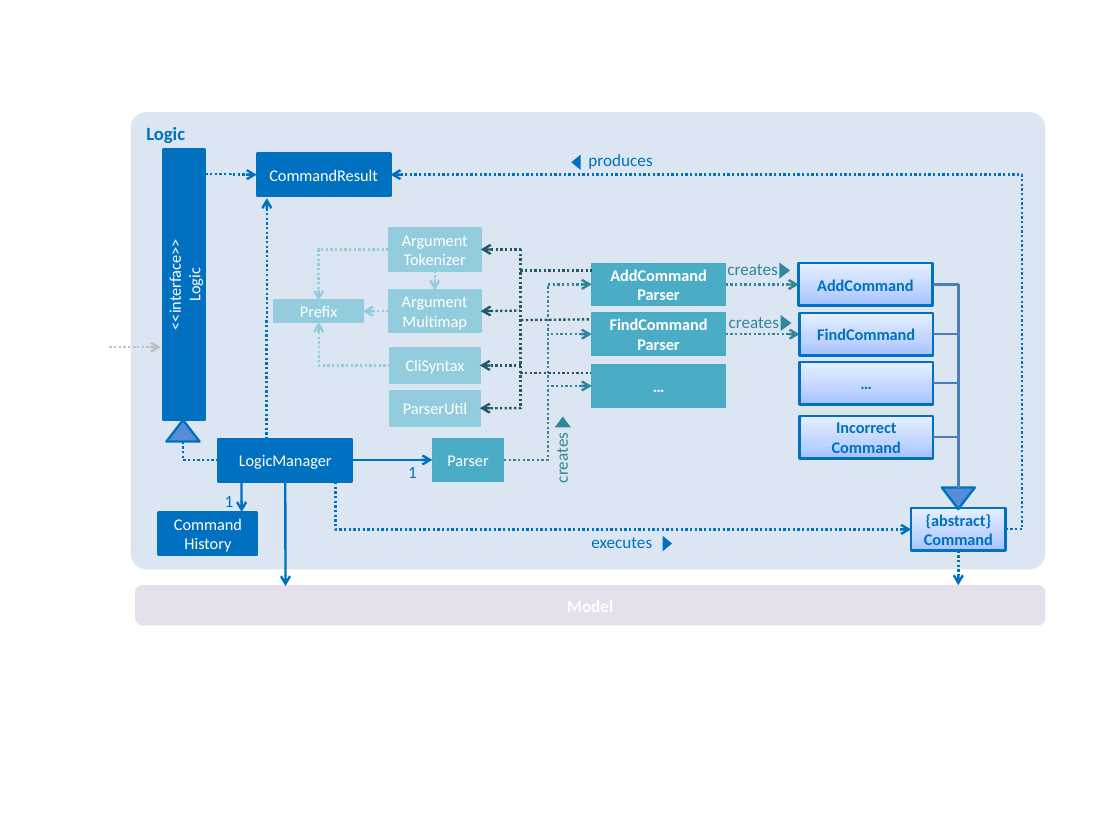
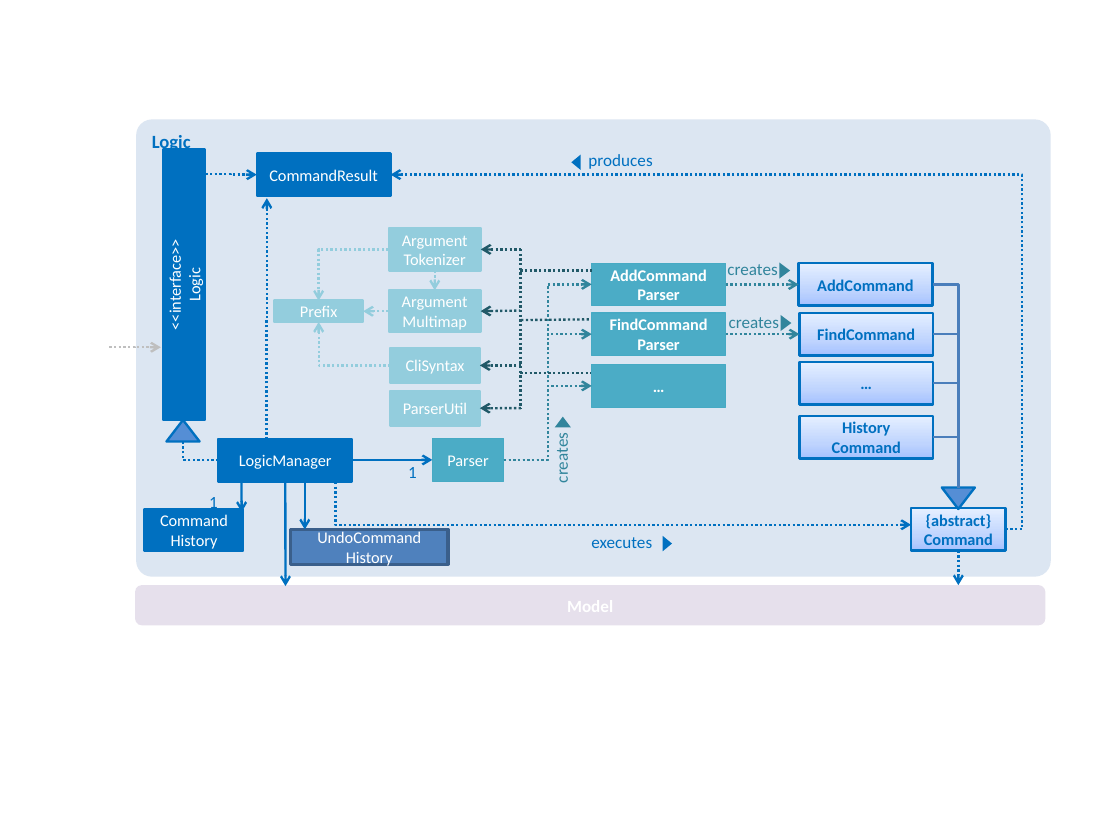
Before and after one commit to yogamurti/main, a slide deck: slide 1 of docs/diagrams/LogicComponentClassDiagram.pptx. Drawn at 1120x840 pixels with LibreOffice and Linux fonts; fonts in the diff are those of the drawing. Boxes give left, top, right and bottom in pixels: in the first picture for what was removed or moved away, otherwise in the second. Text is boxed around its words. In the diff, an @@ line names an element or a change of style, - is before the commit and + after.

```diff
--- a/docs/diagrams/LogicComponentClassDiagram.pptx
+++ b/docs/diagrams/LogicComponentClassDiagram.pptx
@@ rounded rectangle "Logic" moved from (x1=131, y1=112, x2=1046, y2=569) to (x1=137, y1=120, x2=1052, y2=577) @@
@@ text in rectangle at (x1=832, y1=421, x2=901, y2=458): text changed @@
-Incorrect
-Command
+History
+Command
@@ elbow arrow moved from (336, 483) - (911, 530) to (336, 478) - (911, 525) @@
@@ rectangle "Command" moved from (x1=159, y1=513, x2=258, y2=556) to (x1=144, y1=508, x2=243, y2=551) @@
@@ text "1" moved from (x1=225, y1=496, x2=234, y2=512) to (x1=209, y1=497, x2=218, y2=513) @@
@@ arrow added from (305, 482) to (305, 530), #0070C0 1.5 pt @@
@@ rectangle added at (x1=290, y1=530, x2=448, y2=564), fill #4F81BD, outline #3A5F8C 2 pt, 10.5 pt, text #FFFFFF @@
+UndoCommand
+History
```
Also in this commit, not shown: 5 other files.
